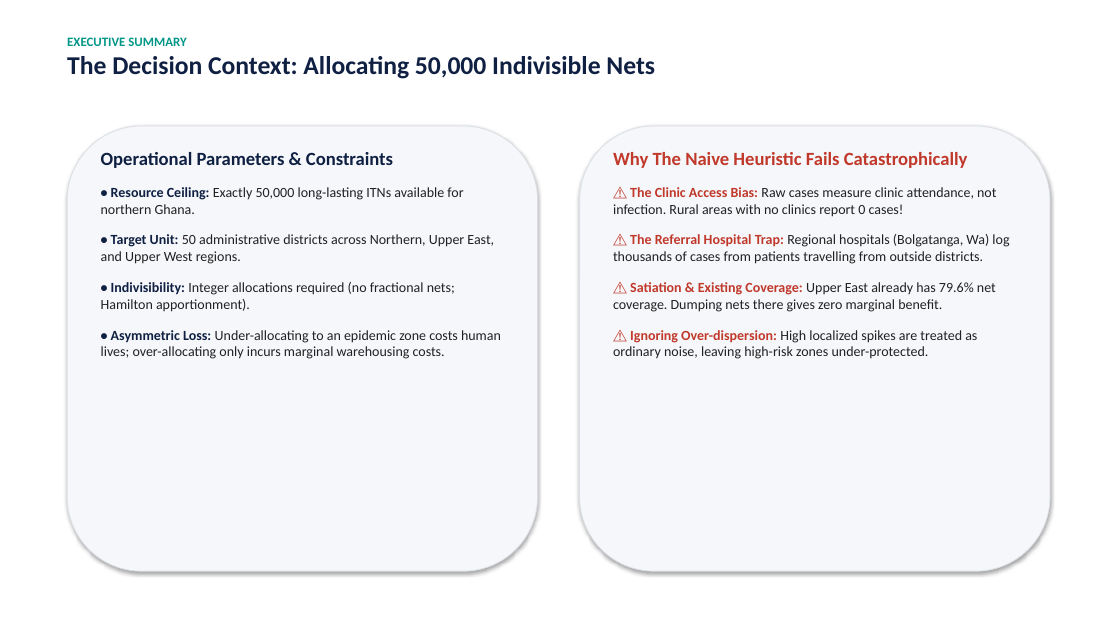
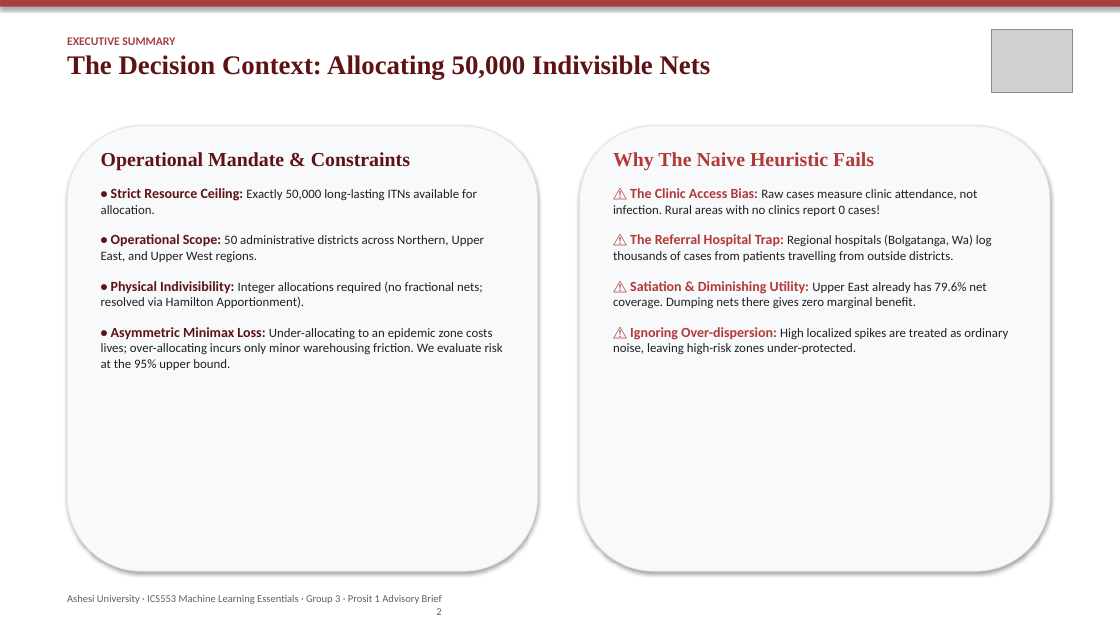
Before and after one commit to ASU-MICS-2028/mle-group-3-prosit-1, a slide deck: slide 2 of reports/ITN_Allocation_Presentation.pptx. Drawn at 1120x630 pixels with LibreOffice and Linux fonts; fonts in the diff are those of the drawing; grey boxes stand for pictures. Boxes give left, top, right and bottom in pixels: in the first picture for what was removed or moved away, otherwise in the second. Text is boxed around its words. In the diff, an @@ line names an element or a change of style, - is before the commit and + after.

Commit message:
style(presentation): apply official Ashesi University brand guidelines (Pale Carmine, Garamond, logo badge)

```diff
--- a/reports/ITN_Allocation_Presentation.pptx
+++ b/reports/ITN_Allocation_Presentation.pptx
@@ rectangle added at bbox=[0, 0, 1120, 7], fill #A83F43 @@
@@ picture added at bbox=[991, 29, 1073, 92] @@
@@ text "EXECUTIVE SUMMARY" at bbox=[67, 37, 711, 80]: size 11 to 10 pt, text colour #009688 to #A83F43 in "EXECUTIVE SUMMARY"; size 22 to 23 pt, font Calibri to Times New Roman, text colour #0F2043 to #5E1214 in "The Decision Context: Allocating 50,000 Indivisible Nets" @@
@@ rounded rectangle at bbox=[67, 126, 538, 571]: fill #F5F7FA to #F8F9FA; outline #DCE0E6 0.75 pt to #E2E4E8 0.75 pt @@
@@ rounded rectangle at bbox=[580, 126, 1050, 571]: fill #F5F7FA to #F8F9FA; outline #DCE0E6 0.75 pt to #E2E4E8 0.75 pt @@
@@ text at bbox=[101, 152, 503, 370]: text changed; size 12 to 11 pt; text colour #212121 to #1E2022 @@
-Operational Parameters & Constraints
-• Resource Ceiling: Exactly 50,000 long-lasting ITNs available for northern Ghana.
-• Target Unit: 50 administrative districts across Northern, Upper East, and Upper West regions.
-• Indivisibility: Integer allocations required (no fractional nets; Hamilton apportionment).
-• Asymmetric Loss: Under-allocating to an epidemic zone costs human lives; over-allocating only incurs marginal warehousing costs.
+Operational Mandate & Constraints
+• Strict Resource Ceiling: Exactly 50,000 long-lasting ITNs available for allocation.
+• Operational Scope: 50 administrative districts across Northern, Upper East, and Upper West regions.
+• Physical Indivisibility: Integer allocations required (no fractional nets; resolved via Hamilton Apportionment).
+• Asymmetric Minimax Loss: Under-allocating to an epidemic zone costs lives; over-allocating incurs only minor warehousing friction. We evaluate risk at the 95% upper bound.
@@ text at bbox=[613, 152, 874, 171]: text changed; size 16 to 17 pt; font Calibri to Times New Roman; text colour #C0392B to #B33939 @@
-Why The Naive Heuristic Fails Catastrophically
+Why The Naive Heuristic Fails
@@ text at bbox=[613, 188, 1008, 354]: size 12 to 11 pt, text colour #212121 to #1E2022 in "Raw cases measure clinic attendance, not infection. ...", "Regional hospitals (Bolgatanga, Wa) log thousands of ...", "High localized spikes are treated as ordinary ..."; text colour #C0392B to #B33939 in "⚠ The Clinic Access Bias:", "⚠ The Referral Hospital Trap:", "⚠ Ignoring Over-dispersion:" @@
@@ text at bbox=[630, 281, 986, 294]: text changed; size 12 to 11 pt; text colour #212121 to #1E2022 @@
-⚠ Satiation & Existing Coverage: Upper East already has 79.6% net coverage. Dumping nets there gives zero marginal benefit.
+⚠ Satiation & Diminishing Utility: Upper East already has 79.6% net coverage. Dumping nets there gives zero marginal benefit.
@@ text added at bbox=[67, 594, 442, 615], 9 pt, text #5A626A @@
+Ashesi University · ICS553 Machine Learning Essentials · Group 3 · Prosit 1 Advisory Brief
+2
```
Also in this commit, not shown: 11 other slides changed, 3 other files.
